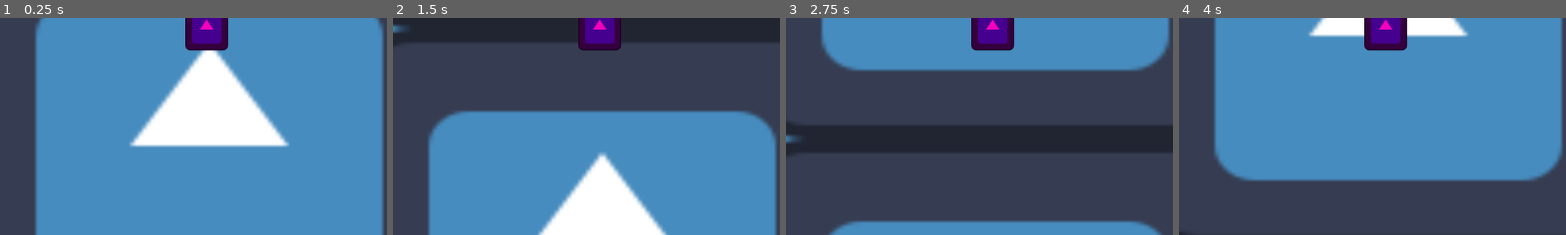
Above: before the commit, frames 1-4 (left to right).
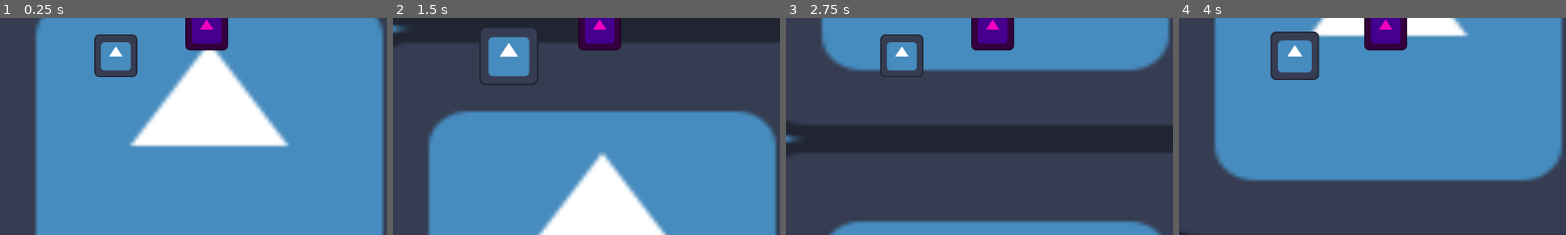
Above: after the commit, the same moments.

Repository: SUTD-Dev-n-Dice/CCG-2025
Game: Godot game, scene res://Scenes/Levels/Minigames/BulletHell.tscn
The game is run twice, just before and just after one commit, with the same random seed, the same clock (stepped at 60 frames per second) and the same inputs. This scene is started directly instead of the project's main scene. The engine's default icon, where the game draws it, is replaced by a stand-in: a white triangle on a blue panel in a dark square.
Inputs:
- Up to frame 1 (0.25 s): no input
- Up to frame 2 (1.5 s): tap Z (z) at 0.6, 1.35 s
- Up to frame 3 (2.75 s): tap Z (z) at 2.1 s
- Up to frame 4 (4 s): tap Z (z) at 2.85, 3.6 s
The pictures show only the part of the screen within x 21-71%, y 48-98%; the shares and areas given below are measured in that part.

The runs differ from the first frame. In frame 1, 1.3% of the frame differs, in the area x 24-36%, y 7-28%; in frame 2, 2.7%, in the area x 22-38%, y 4-31%; in frame 3, 1.1%; in frame 4, 1.7%.

Commit message:
feat: boundary woo

Diff:
--- a/Scenes/Levels/Minigames/BulletHell.tscn
+++ b/Scenes/Levels/Minigames/BulletHell.tscn
@@ -1,9 +1,11 @@
-[gd_scene load_steps=9 format=3 uid="uid://bgnaeqshw6qwl"]
+[gd_scene load_steps=11 format=3 uid="uid://bgnaeqshw6qwl"]
 
 [ext_resource type="Script" uid="uid://db4snt56vq38t" path="res://Scripts/Objects/BulletHell/GameManager.gd" id="1_tijud"]
 [ext_resource type="Texture2D" uid="uid://dvg3baum031v0" path="res://icon.svg" id="1_w3u3q"]
 [ext_resource type="PackedScene" uid="uid://civi8lu2m0cbi" path="res://Scenes/Objects/BulletHell/enemy.tscn" id="2_vy5ie"]
 [ext_resource type="Shader" uid="uid://b5p2g2vi7q5gp" path="res://Assets/Shaders/scroll.gdshader" id="2_xjujy"]
+[ext_resource type="Script" uid="uid://cn427p3oaqhu5" path="res://Scripts/Objects/BulletHell/BoundaryHandler.gd" id="4_dgxji"]
+[ext_resource type="PackedScene" uid="uid://bk0iaodxsy7rl" path="res://Scenes/Objects/BulletHell/player.tscn" id="5_4tn5h"]
 
 [sub_resource type="ShaderMaterial" id="ShaderMaterial_dgxji"]
 shader = ExtResource("2_xjujy")
@@ -14,7 +16,7 @@
 shader_parameter/speed = Vector2(0, -0.5)
 
 [sub_resource type="RectangleShape2D" id="RectangleShape2D_w3u3q"]
-size = Vector2(1016, 20)
+size = Vector2(1211, 47)
 
 [sub_resource type="RectangleShape2D" id="RectangleShape2D_vy5ie"]
 size = Vector2(53, 680)
@@ -43,24 +45,31 @@
 texture = ExtResource("1_w3u3q")
 
 [node name="Boundary" type="Node2D" parent="."]
+script = ExtResource("4_dgxji")
 
 [node name="top" type="Area2D" parent="Boundary"]
 position = Vector2(87, -13)
 
 [node name="CollisionShape2D" type="CollisionShape2D" parent="Boundary/top"]
-position = Vector2(498, 0)
+position = Vector2(491.5, -13.5)
 shape = SubResource("RectangleShape2D_w3u3q")
 
 [node name="bottom" type="Area2D" parent="Boundary"]
 position = Vector2(87, 660)
 
 [node name="CollisionShape2D" type="CollisionShape2D" parent="Boundary/bottom"]
-position = Vector2(498, 0)
+position = Vector2(501, 20)
 shape = SubResource("RectangleShape2D_w3u3q")
 
 [node name="left" type="Area2D" parent="Boundary"]
 
 [node name="CollisionShape2D" type="CollisionShape2D" parent="Boundary/left"]
+position = Vector2(-22, 325)
+shape = SubResource("RectangleShape2D_vy5ie")
+
+[node name="left_road" type="Area2D" parent="Boundary"]
+
+[node name="CollisionShape2D" type="CollisionShape2D" parent="Boundary/left_road"]
 position = Vector2(151, 323)
 shape = SubResource("RectangleShape2D_vy5ie")
 
@@ -68,8 +77,30 @@
 position = Vector2(802, 1)
 
 [node name="CollisionShape2D" type="CollisionShape2D" parent="Boundary/right"]
+position = Vector2(372, 323)
+shape = SubResource("RectangleShape2D_vy5ie")
+
+[node name="right_road" type="Area2D" parent="Boundary"]
+position = Vector2(802, 1)
+
+[node name="CollisionShape2D" type="CollisionShape2D" parent="Boundary/right_road"]
 position = Vector2(151, 323)
 shape = SubResource("RectangleShape2D_vy5ie")
 
+[node name="Player" parent="Boundary" instance=ExtResource("5_4tn5h")]
+position = Vector2(413, 368)
+left = &"left1"
+right = &"right1"
+up = &"up1"
+down = &"down1"
+jump = &"z"
+
 [node name="Enemy" parent="." instance=ExtResource("2_vy5ie")]
 position = Vector2(548, 328)
+
+[connection signal="area_entered" from="Boundary/top" to="Boundary" method="_on_top_area_entered"]
+[connection signal="area_entered" from="Boundary/bottom" to="Boundary" method="_on_bottom_area_entered"]
+[connection signal="area_entered" from="Boundary/left" to="Boundary" method="_on_left_area_entered"]
+[connection signal="area_entered" from="Boundary/left_road" to="Boundary" method="_on_left_road_area_entered"]
+[connection signal="area_entered" from="Boundary/right" to="Boundary" method="_on_right_area_entered"]
+[connection signal="area_entered" from="Boundary/right_road" to="Boundary" method="_on_right_road_area_entered"]
--- a/Scenes/Objects/BulletHell/Enemy.gd
+++ b/Scenes/Objects/BulletHell/Enemy.gd
@@ -17,7 +17,7 @@
 func bulletDamaged() -> void:
 	health -= 5
 
-	# TOD0: handle if health reaches below threshold
+	# TODO: handle if health reaches below threshold
 
 func _on_collision_area_area_entered(area: Area2D) -> void:
 	if (area.is_in_group("Bullet")):
--- /dev/null
+++ b/Scripts/Objects/BulletHell/BoundaryHandler.gd
@@ -0,0 +1,25 @@
+extends Node
+
+
+func _on_top_area_entered(area: Area2D) -> void:
+	pass # Replace with function body.
+
+
+func _on_bottom_area_entered(area: Area2D) -> void:
+	pass # Replace with function body.
+
+
+func _on_left_area_entered(area: Area2D) -> void:
+	pass # Replace with function body.
+
+
+func _on_left_road_area_entered(area: Area2D) -> void:
+	pass # Replace with function body.
+
+
+func _on_right_area_entered(area: Area2D) -> void:
+	pass # Replace with function body.
+
+
+func _on_right_road_area_entered(area: Area2D) -> void:
+	pass # Replace with function body.
Not shown, added: Scripts/Objects/BulletHell/BoundaryHandler.gd.uid
